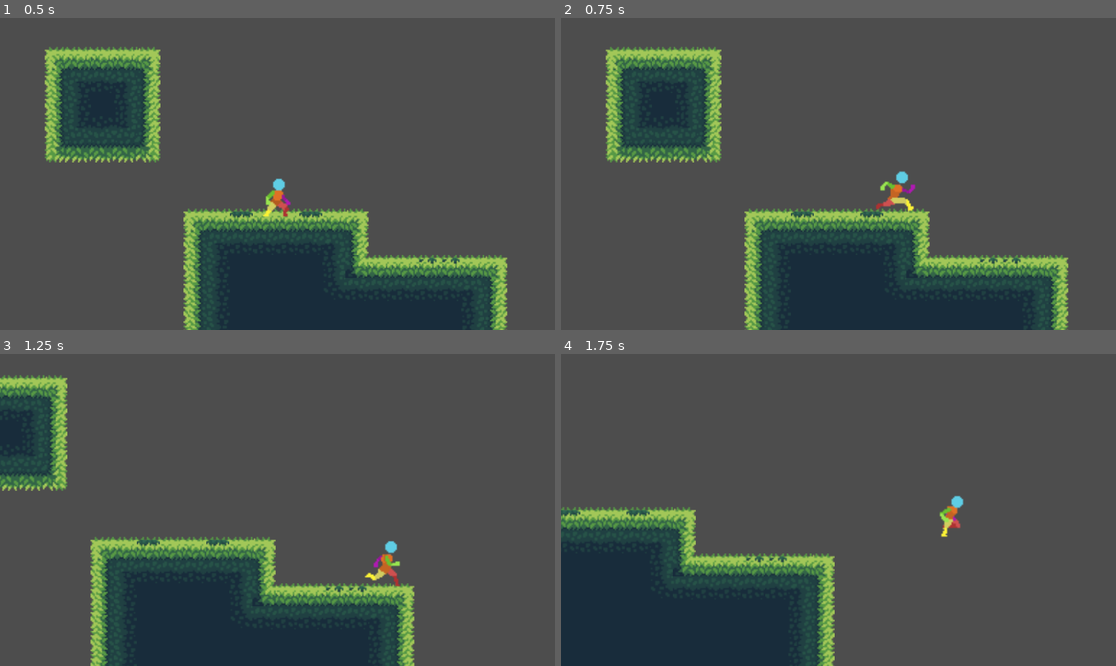
Above: before the commit, frames 1-4 (two rows, left to right).
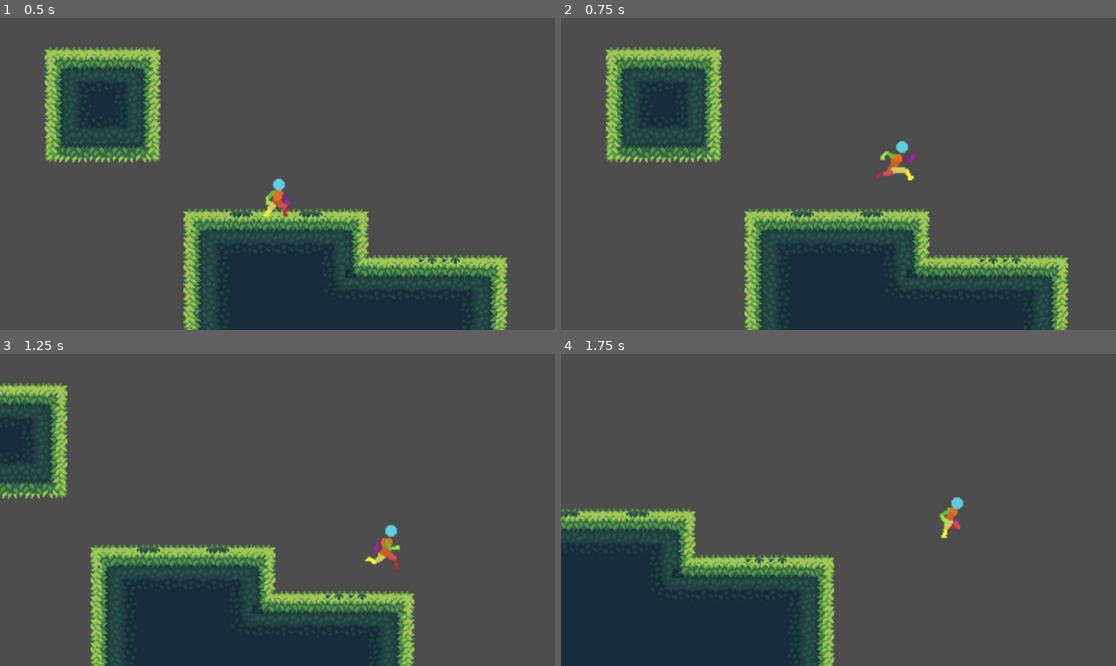
Above: after the commit, the same moments.

Repository: Allus-Interactive/platform-combat-game
Game: Godot game, scene res://scenes/main.tscn
Two runs of this game, one before a commit and one after it. Both use one fixed random seed, a clock stepped at 60 frames per second and the inputs below.
Inputs:
- Up to frame 1 (0.5 s): no input
- Up to frame 2 (0.75 s): tap Enter at 0.5 s; hold D (move_right) from 0.53 s (still down); hold Space (jump) from 0.53 s (still down)
- Up to frame 3 (1.25 s): keep holding D (move_right); keep holding Space (jump)
- Up to frame 4 (1.75 s): keep holding D (move_right); release Space (jump) at 1.28 s; tap O (roll) at 1.35 s; tap Space (jump) at 1.52, 1.55 s

Frame 1 is identical in both runs. In frame 2, 0.8% of the frame differs, in the area x 56-64%, y 39-62%; in frame 3, 8.4%, in the area x 0-75%, y 6-100%; in frame 4, 2.3%.

Commit message:
state on enter and on exit

Diff:
--- a/scenes/player.tscn
+++ b/scenes/player.tscn
@@ -685,8 +685,9 @@
 character = NodePath("..")
 current_state = NodePath("Ground")
 
-[node name="Ground" type="Node" parent="CharacterStateMachine"]
+[node name="Ground" type="Node" parent="CharacterStateMachine" node_paths=PackedStringArray("air_state")]
 script = ExtResource("11_jhcou")
+air_state = NodePath("../Air")
 
 [node name="Air" type="Node" parent="CharacterStateMachine"]
 script = ExtResource("12_k7mg6")
--- a/scripts/character_state_machine.gd
+++ b/scripts/character_state_machine.gd
@@ -18,5 +18,21 @@
 		else:
 			push_warning("Child " + child.name + " is not a State for CharacterStateMachine")
 
+func _physics_process(delta):
+	if current_state.next_state != null:
+		switch_states(current_state.next_state)
+
 func check_if_can_move():
 	return current_state.can_move
+
+func switch_states(new_state : PlayerState):
+	if current_state != null:
+		current_state.on_exit()
+		current_state.next_state = null
+
+	current_state = new_state
+
+	current_state.on_enter()
+
+func _input(event : InputEvent):
+	current_state.state_input(event)
--- a/scripts/ground_state.gd
+++ b/scripts/ground_state.gd
@@ -3,6 +3,7 @@
 class_name GroundState
 
 @export var jump_velocity : float = -150.0
+@export var air_state : PlayerState
 
 func state_input(event : InputEvent):
 	if event.is_action_pressed("jump"):
@@ -10,3 +11,4 @@
 
 func jump():
 	character.velocity.y = jump_velocity
+	next_state = air_state
--- a/scripts/player_state.gd
+++ b/scripts/player_state.gd
@@ -5,6 +5,13 @@
 @export var can_move : bool = true
 
 var character : CharacterBody2D
+var next_state : PlayerState
 
 func state_input(event  : InputEvent):
 	pass
+
+func on_enter():
+	pass
+
+func on_exit():
+	pass
